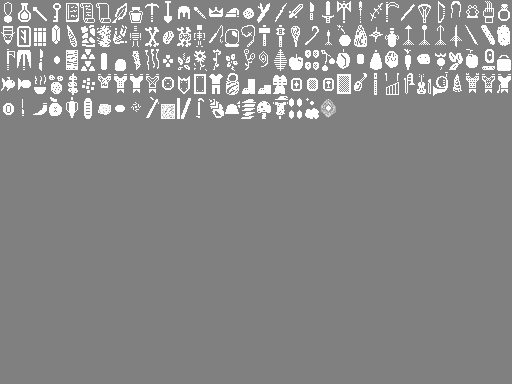
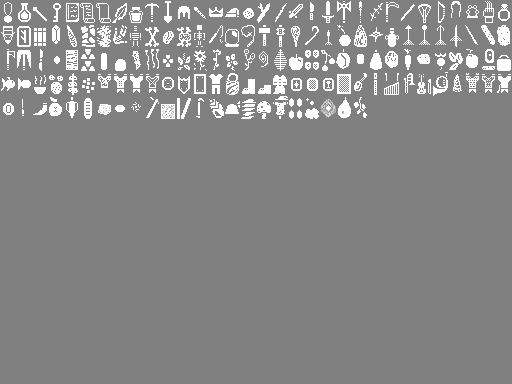
Two versions of the same layered image (512 x 384). Layer-by-layer changes:
painted on "Background" over [left=338, top=82, right=407, bottom=118]
